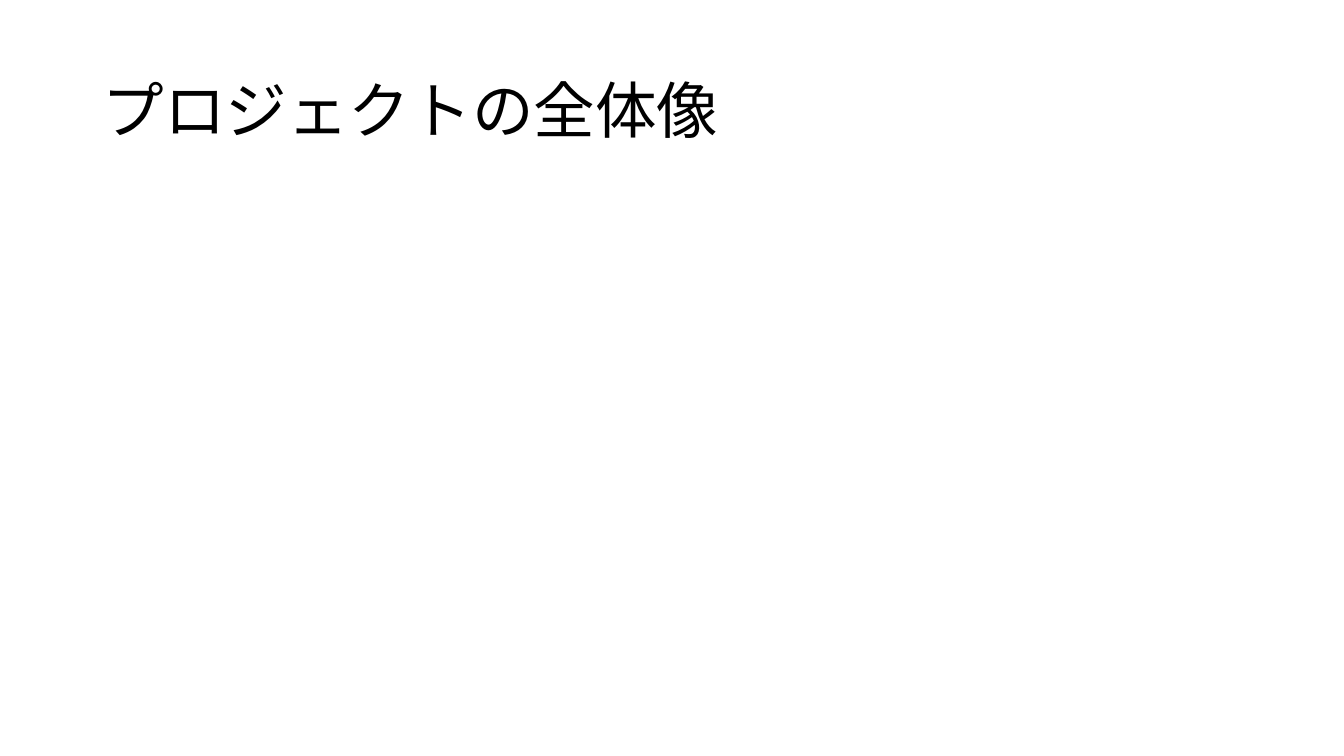
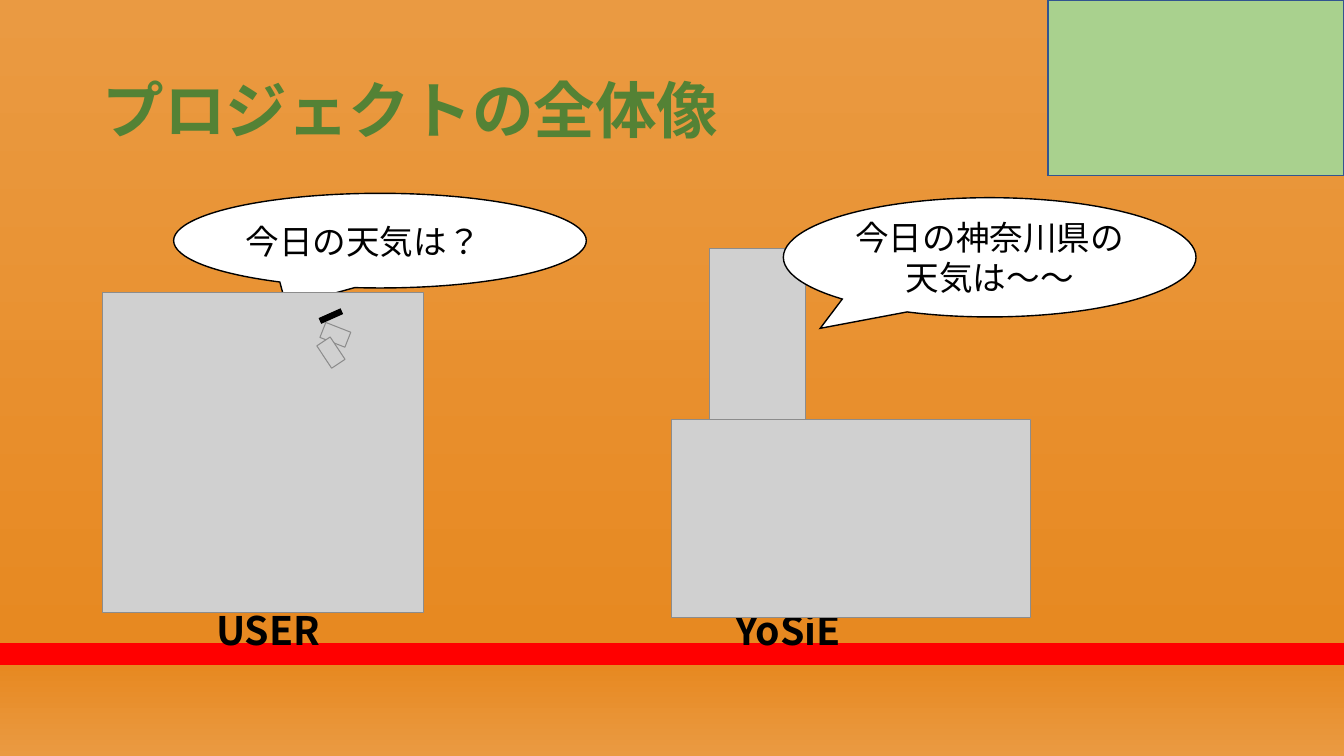
Before and after one commit to RikiishiSuzunosuke/AIspeaker_yosie, a slide deck: slide 2 of presentation/第二回プレゼン_アウトライン.pptx. Drawn at 1344x756 pixels with LibreOffice and Linux fonts; fonts in the diff are those of the drawing; grey boxes stand for pictures. Boxes give left, top, right and bottom in pixels: in the first picture for what was removed or moved away, otherwise in the second. Text is boxed around its words. In the diff, an @@ line names an element or a change of style, - is before the commit and + after.

```diff
--- a/presentation/第二回プレゼン_アウトライン.pptx
+++ b/presentation/第二回プレゼン_アウトライン.pptx
@@ background #FFFFFF to gradient #EA9A42 to #E78921 to #FF0000 @@
@@ rectangle added at (1049, 0, 1344, 175), fill #A9D18E, outline #325491 1 pt @@
@@ title "プロジェクトの全体像" at (102, 80, 718, 139): text colour #000000 to #548235, letter outline none to #000000 0.75 pt, bold on @@
@@ speech bubble added at (173, 194, 586, 288), fill #FFFFFF, outline #000000 1 pt, 24 pt, text #000000 @@
+今日の天気は？？
@@ speech bubble added at (783, 198, 1196, 317), fill #FFFFFF, outline #000000 1 pt, 24 pt, text #000000 @@
+今日の神奈川県の
+天気は～～
@@ picture added at (710, 248, 806, 447) @@
@@ picture added at (103, 292, 423, 613) @@
@@ line added from (320, 321) to (342, 312), #000000 4.5 pt @@
@@ picture added at (320, 322, 351, 347) @@
@@ picture added at (317, 337, 345, 369) @@
@@ picture added at (673, 419, 1031, 618) @@
@@ text added at (216, 605, 320, 656), 28 pt, text #000000, bold @@
+USER
@@ text added at (735, 605, 840, 656), 28 pt, text #000000, bold @@
+YoSiE
```
Also in this commit, not shown: 7 other slides changed, 12 slides added, 6 slides removed, 33 other files.
